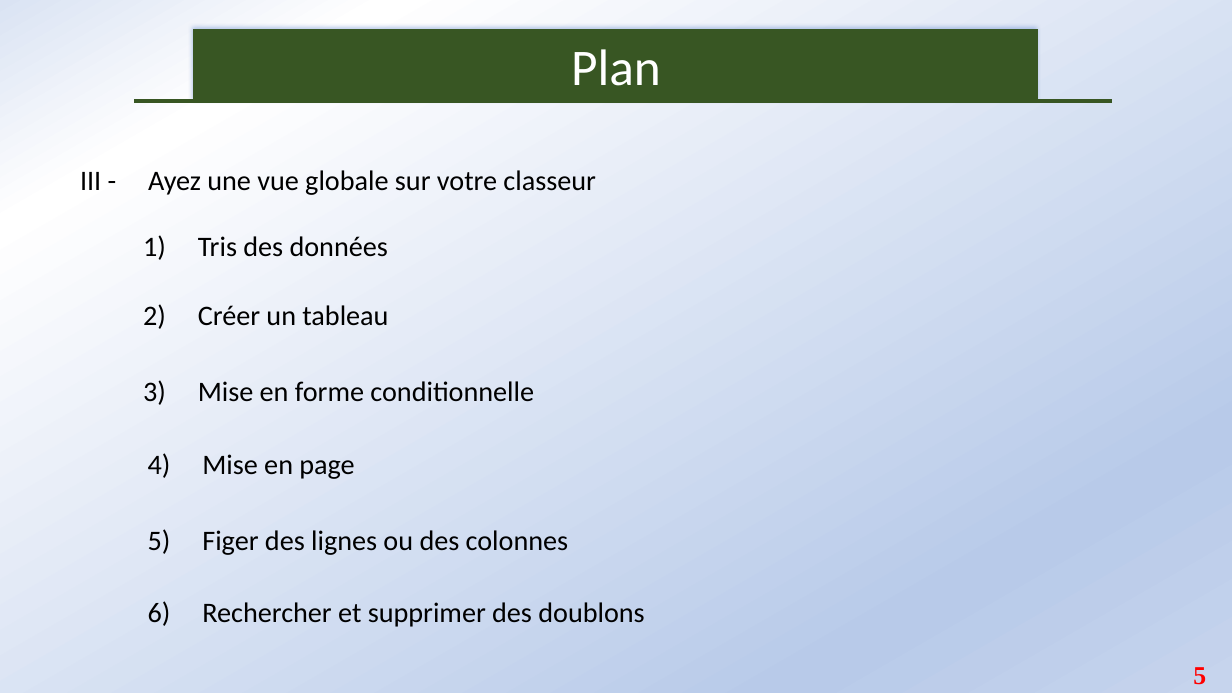
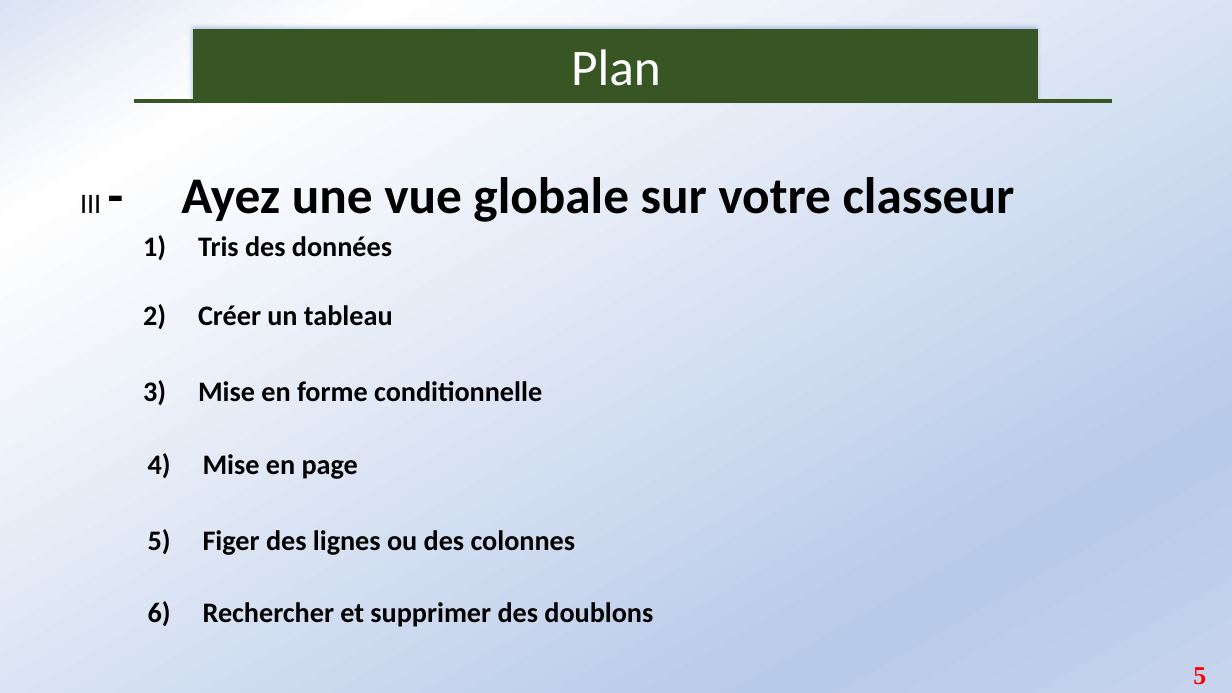
Before and after one commit to Abson-dev/Formation-Excel-IFDC, a slide deck: slide 5 of Cours/IFDC_0.pptx. Drawn at 1232x693 pixels with LibreOffice and Linux fonts; fonts in the diff are those of the drawing. Boxes give left, top, right and bottom in pixels: in the first picture for what was removed or moved away, otherwise in the second. Text is boxed around its words. In the diff, an @@ line names an element or a change of style, - is before the commit and + after.

```diff
--- a/Cours/IFDC_0.pptx
+++ b/Cours/IFDC_0.pptx
@@ text "III - Ayez une vue ..." at bbox=[80, 177, 1015, 222]: size 22 to 40 pt, bold on @@
@@ bold on in 6 elements at bbox=[143, 235, 392, 260], bbox=[143, 304, 393, 329], bbox=[143, 380, 542, 405], bbox=[148, 453, 358, 479], bbox=[148, 529, 576, 555], bbox=[148, 601, 653, 627] @@
```
Also in this commit, not shown: 5 other slides changed.
